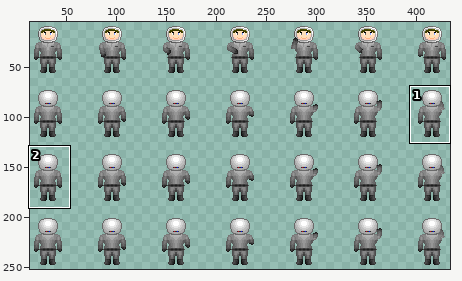
Two states of a sprite sheet, graphics/characters/player/collect.png. The first picture is a wide view before the edit; the outline marks the close-up.
Close-up. Before the edit:
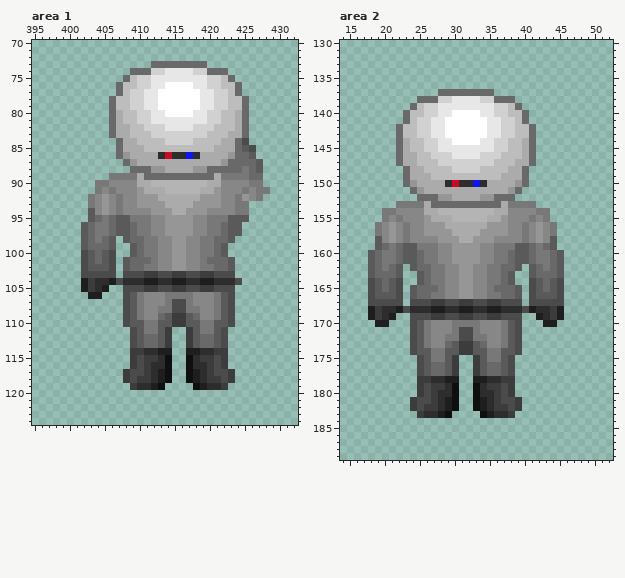
The file is 448x256 pixels. Colours within 5 levels of each other are drawn and written as one. Shown: area 1: x 395..432, y 70..124; area 2: x 14..52, y 130..189. The wide view leaves out empty margins. The commit also changed other parts of the picture, which this record leaves out.
After:
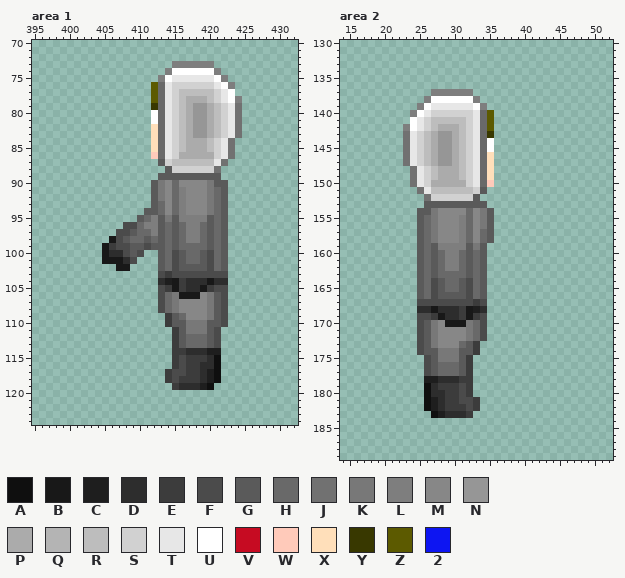
Palette (. is transparent): A #0f0f0f  B #181818  C #1e1e1e  D #2d2d2d  E #3c3c3c  F #4b4b4b  G #5a5a5a  H #696969  J #717171  K #787878  L #7e7e7e  M #878787  N #969696  P #ababab  Q #b4b4b4  R #bdbdbd  S #d1d1d1  T #e7e7e7  U #ffffff  V #c60b22  W #ffcaba  X #ffdfba  Y #383800  Z #5c5a00  2 #0d15f2
Difference:
Area 1:
y 73: x 412..420 HHHHHHHH. -> ...LLLLLL
y 74: x 409..422 HHHSSTTTTSSHHH -> .....LUUUUUUL.
y 75: x 408..414 HRSSTTT -> .....LU; x 420..423 SSRH -> TUL.
y 76: x 407..419 HRRSSTTUUUUTT -> .....ZHTSSSSS; x 421..424 SRRH -> TUL.
y 77: x 407..420 HRSSTTUUUUUUTT -> .....ZHTSRRRRR; x 422..424 SRH -> TU.
y 78: x 406..420 HRRSSTTUUUUUUTT -> ......ZHTSRPPPR; x 422..425 SRRH -> TUL.
y 79: x 406..421 HRRSSTTUUUUUUTTS -> ......YHTSRPNNPR; x 423..425 RRH -> TJ.
y 80: x 406..425 HPRRSSTTUUUUTTSSRRPH -> ......UHTSRPNNPRSTJ.
y 81: x 406..413 HPRRSSTT -> ......UH; x 415..425 TTTTTSSRRPH -> SRPNNPRSTJ.
y 82: x 406..413 HPPRRSSS -> ......XH; x 415..420 TTTSSS -> SRPNNP; x 422..425 RRPH -> STJ.
y 83: x 406..414 HPPRRRSSS -> ......XHT; x 416..420 SSSSR -> RPNNP; x 422..425 RPPH -> STJ.
y 84: x 407..414 HPPRRRRS -> .....XHT; x 416..419 SSRR -> RPPP; x 421..425 RPPHF -> STJ..
y 85: x 407..415 HPPPRRRRR -> .....XHTS; x 417..419 RRR -> PPP; x 421..426 PPPHGF -> STJ...
y 86: x 407..418 HNPPPPDVDD2D -> .....WHTSPPP; x 421..426 PPNHHG -> STJ...
y 87: x 408..427 HNPPPPPPPPPPPPNHHHHG -> .....GSRRRRRRTJ.....
y 88: x 409..427 HHHNNPPPPNNHHHHHKHG -> .....GSSSSSSJ......
y 89: x 406..427 KKKKPHHHHHHHHHHPKKKKHH -> .......GGGGGGGGG......
y 90: x 404..427 KKMMMMPPQQQQQQQQPPMMMMKK -> ........GKMHMMMMKGG.....
y 91: x 404..428 KMKMMMNPPPQQQQQPPNMMMKMKK -> ........GKMHLMMMKHG......
y 92: x 403..427 KMNMKMMNNNPPPPPPNNNMMKNMK -> .........GKMHLMMMKHG.....
y 93: x 403..425 KMNMKMMNNNNPPPPNNNNMMKK -> .........GHMHLMMMKHG...
y 94: x 403..425 GMNMKMMMMNNNPPNNNMMMMKK -> ........GGHMHLMMMKHG...
y 95: x 403..425 GHKHGGKKKMMNNNNMMKKKGGG -> .......GHLGKGLLLLGHG...
y 96: x 402..424 GHKKHGGHKKMMNNNNMMKKHGG -> ......FFHLLGHGHLLHGHG..
y 97: x 402..424 GHKKHGGHKKMMNNNNMMKKHGG -> .....FFGHHLGHGHLLHGHG..
y 98: x 402..407 GHKHG. -> ....BF; x 411..420 KKMMNNMMKK -> GHGHGHLLHG; x 422..423 HG -> G.
y 99: x 402..408 GHHHG.. -> ...BEFF; x 410..420 HKKMMNNMMKK -> GFGGHGHHHHG
y 100: x 402..408 FGHGF.. -> ...BDDF; x 410..420 HKKMMNNMMKK -> F..GHFGHHGF
y 101: x 402..420 FGHGF.GHHHKMMNNMMKH -> ...BBBDF...GHFGHHGF; x 422..423 HG -> G.
y 102: x 402..420 FGGGF.GHHKKMMNNMMKK -> .....BB....GHFGGGGF; x 422..423 HG -> G.
y 103: x 402..406 FFFFF -> .....; x 408..412 FFFEE -> .....; x 414..416 FEE -> EFF; x 419..420 EE -> FF; x 423 F -> .
y 104: x 402..412 CEDDCFDDDCC -> ...........; x 414..416 DCC -> CBE; x 419..420 CC -> DB; x 423..424 DF -> ..
y 105: x 402..405 CEDC -> ....; x 408..412 FFFEE -> .....; x 414..415 FE -> EB; x 417..419 FFE -> DDB; x 423 F -> .
y 106: x 403..404 CC -> ..; x 408..414 FGKMMMK -> .....FH; x 416..418 KKM -> BBB; x 420..423 MKGF -> KGF.
y 107: x 408..417 FGKMMMKFFK -> .....FHKMM; x 420..423 MKGF -> KGF.
y 108: x 408..418 FGKMMKKFFKK -> .....FHKMMM; x 420..423 MKGF -> KGF.
y 109: x 408..418 FGKMMHGEEGH -> ......EGHMM; x 420..423 MKGF -> KGF.
y 110: x 408..418 FGGKKGGEEGG -> ......EGGKK; x 420 K -> G; x 422..423 GF -> F.
y 111: x 409..418 FGKKGE..EG -> ......EGKK; x 420..422 KGF -> GF.
y 112..113: x 409..418 FGHHGE..EG -> ......EGHH; x 420..422 HGF -> GF.
y 114: x 409..418 EEDDCC..CC -> ......EEDD; x 420..422 DEE -> CC.
y 115: x 409..418 EFEEDA..AD -> ......EFEE; x 420..422 EFE -> DA.
y 116: x 409..418 EFEDDA..AD -> ......EFEE; x 420..422 EFE -> DA.
y 117: x 408..418 EFFEDCA..AC -> ......EFFEE; x 420..423 EFFE -> CA..
y 118: x 408..418 EFEEDCA..AC -> ......EFEEE; x 420..423 EEFE -> CA..
y 119: x 409..413 EDDCA -> .....; x 415..418 ...A -> EDDD; x 420..422 DDE -> A..
Area 2:
y 137: x 27..35 .HHHHHHHH -> LLLLLL...
y 138: x 25..38 HHHSSTTTTSSHHH -> .LUUUUUUL.....
y 139: x 24..27 HRSS -> .LUT; x 33..39 TTTSSRH -> UL.....
y 140: x 23..26 HRRS -> .LUT; x 28..40 TTUUUUTTSSRRH -> SSSSSTHZ.....
y 141: x 23..25 HRS -> .UT; x 27..40 TTUUUUUUTTSSRH -> RRRRRSTHZ.....
y 142: x 22..25 HRRS -> .LUT; x 27..41 TTUUUUUUTTSSRRH -> RPPPRSTHZ......
y 143: x 22..24 HRR -> .JT; x 26..41 STTUUUUUUTTSSRRH -> RPNNPRSTHY......
y 144: x 22..41 HPRRSSTTUUUUTTSSRRPH -> .JTSRPNNPRSTHU......
y 145: x 22..32 HPRRSSTTTTT -> .JTSRPNNPRS; x 34..41 TTSSRRPH -> HU......
y 146: x 22..25 HPPR -> .JTS; x 27..32 SSSTTT -> PNNPRS; x 34..41 SSSRRRPH -> HX......
y 147: x 22..25 HPPR -> .JTS; x 27..31 RSSSS -> PNNPR; x 33..41 SSSRRRPPH -> THX......
y 148: x 23..26 HPPR -> .JTS; x 28..31 RRSS -> PPPR; x 33..40 SRRRRPPH -> THX.....
y 149: x 23..26 HPPP -> .JTS; x 28..30 RRR -> PPP; x 32..40 RRRRRPPPH -> STHX.....
y 150: x 23..26 HNPP -> .JTS; x 29..40 DVDD2DPPPPNH -> PPPSTHW.....
y 151: x 24..39 HNPPPPPPPPPPPPNH -> .JTRRRRRRSG.....
y 152: x 25..38 HHHNNPPPPNNHHH -> .JSSSSSSG.....
y 153: x 22..41 KKKKPHHHHHHHHHHPKKKK -> ....GGGGGGGGG.......
y 154: x 20..43 KKMMMMPPQQQQQQQQPPMMMMKK -> .....GGKMMMMHMKG........
y 155: x 20..43 KMKMMMNPPPQQQQQPPNMMMKMK -> .....GHKMMMLHMKG........
y 156: x 19..44 KMNMKMMNNNPPPPPPNNNMMKMNMK -> ......GHKMMMLHMKG.........
y 157: x 19..44 KMNMKMMNNNNPPPPNNNNMMKMNMK -> ......GHKMMMLHMHG.........
y 158: x 19..44 GMNMKMMMMNNNPPNNNMMMMKMNMG -> ......GHKMMMLHMHG.........
y 159: x 19..44 GHKHGGKKKMMNNNNMMKKKGGHKHG -> ......GHGLLLLGKG..........
y 160..161: x 18..45 GHKKHGGHKKMMNNNNMMKKHGGHKKHG -> .......GHGHLLHGHG...........
y 162: x 18..22 GHKHG -> .....; x 24..25 GH -> .G; x 27..39 KKMMNNMMKKHHG -> GHLLHGHG.....; x 41..45 GHKHG -> .....
y 163: x 18..22 GHHHG -> .....; x 27..38 KKMMNNMMKKHG -> GHHHHGHG....; x 41..45 GHHHG -> .....
y 164: x 18..22 FGHGF -> .....; x 27..38 KKMMNNMMKKHG -> FGHHGFHG....; x 41..45 FGHGF -> .....
y 165: x 18..22 FGHGF -> .....; x 24..25 GH -> .G; x 27..39 HKMMNNMMKHHHG -> FGHHGFHG.....; x 41..45 FGHGF -> .....
y 166: x 18..22 FGGGF -> .....; x 24..25 GH -> .G; x 27..39 KKMMNNMMKKHHG -> FGGGGFHG.....; x 41..45 FGGGF -> .....
y 167: x 18..22 FFFFF -> .....; x 24 F -> .; x 27..28 EE -> FF; x 31..33 EEF -> FFE; x 35..39 EEFFF -> .....; x 41..45 FFFFF -> .....
y 168: x 18..24 CEDDCFD -> .......; x 27..28 CC -> BD; x 31..33 CCD -> EBC; x 35..45 CCDDDFCDDEC -> ...........
y 169: x 18..21 CEDC -> ....; x 24 F -> .; x 28..30 EFF -> BDD; x 32..33 EF -> BE; x 35..39 EEFFF -> .....; x 42..45 CDEC -> ....
y 170: x 19..20 CC -> ..; x 24..27 FGKM -> .FGK; x 29..31 MKK -> BBB; x 33..39 KMMMKGF -> HF.....; x 43..44 CC -> ..
y 171: x 24..27 FGKM -> .FGK; x 30..39 KFFKMMMKGF -> MMKHF.....
y 172: x 24..27 FGKM -> .FGK; x 29..39 KKFFKKMMKGF -> MMMKHF.....
y 173: x 24..27 FGKM -> .FGK; x 29..39 HGEEGHMMKGF -> MMHGE......
y 174: x 24..25 FG -> .F; x 27 K -> G; x 29..39 GGEEGGKKGGF -> KKGGE......
y 175: x 25..27 FGK -> .FG; x 29..38 GE..EGKKGF -> KKGE......
y 176..177: x 25..27 FGH -> .FG; x 29..38 GE..EGHHGF -> HHGE......
y 178: x 25..27 EED -> .CC; x 29..38 CC..CCDDEE -> DDEE......
y 179: x 25..27 EFE -> .AD; x 29..38 DA..ADEEFE -> EEFE......
y 180: x 25..27 EFE -> .AD; x 29..38 DA..ADDEFE -> EEFE......
y 181: x 24..27 EFFE -> ..AC; x 29..39 CA..ACDEFFE -> EEFFE......
y 182: x 24..27 EFEE -> ..AC; x 29..39 CA..ACDEEFE -> EEEFE......
y 183: x 25..27 EDD -> ..A; x 29..32 A... -> DDDE; x 34..38 ACDDE -> .....
